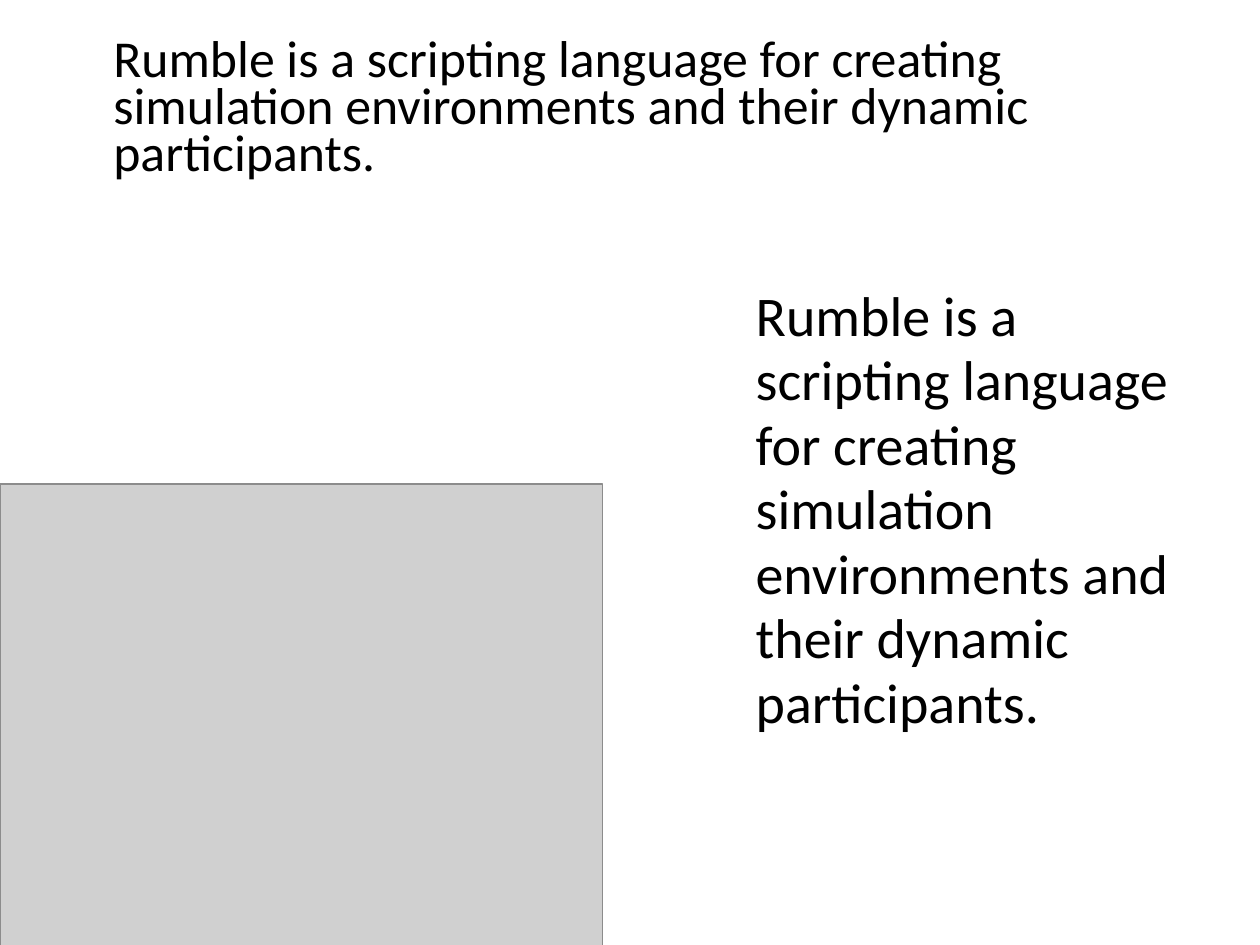
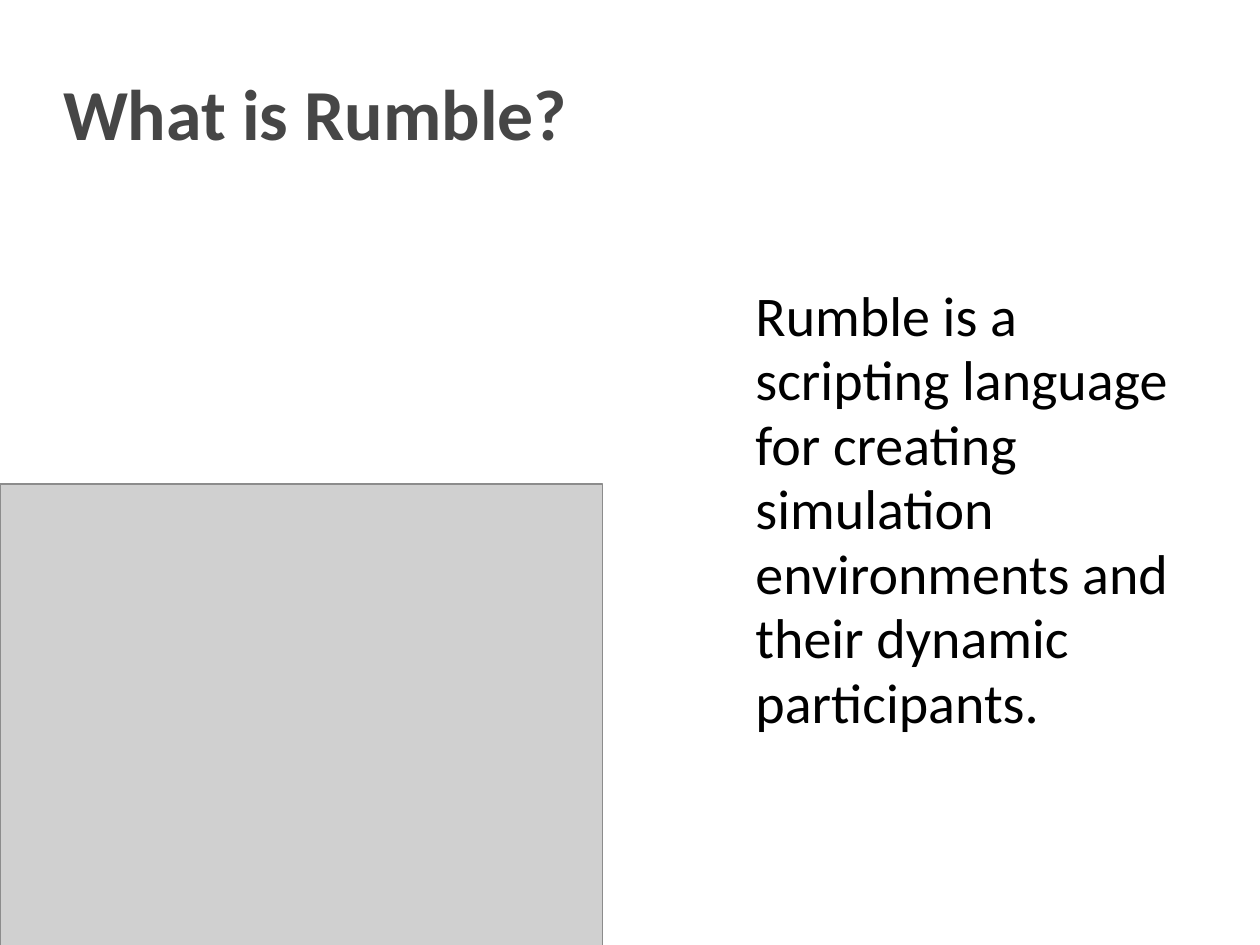
Before and after one commit to dcoli/plt4115, a slide deck: slide 2 of src/compiler/doc/rumble.ppt. Drawn at 1260x945 pixels with LibreOffice and Linux fonts; fonts in the diff are those of the drawing; grey boxes stand for pictures. Boxes give left, top, right and bottom in pixels: in the first picture for what was removed or moved away, otherwise in the second. Text is boxed around its words. In the diff, an @@ line names an element or a change of style, - is before the commit and + after.

```diff
--- a/src/compiler/doc/rumble.ppt
+++ b/src/compiler/doc/rumble.ppt
@@ title at bbox=[63, 89, 567, 141]: text changed; size 29.6 to 41 pt; text colour #000000 to #464646; bold on @@
-Rumble is a scripting language for creating simulation environments and their dynamic participants.
+What is Rumble?
```
Also in this commit, not shown: 11 other slides changed, 2 other files.
